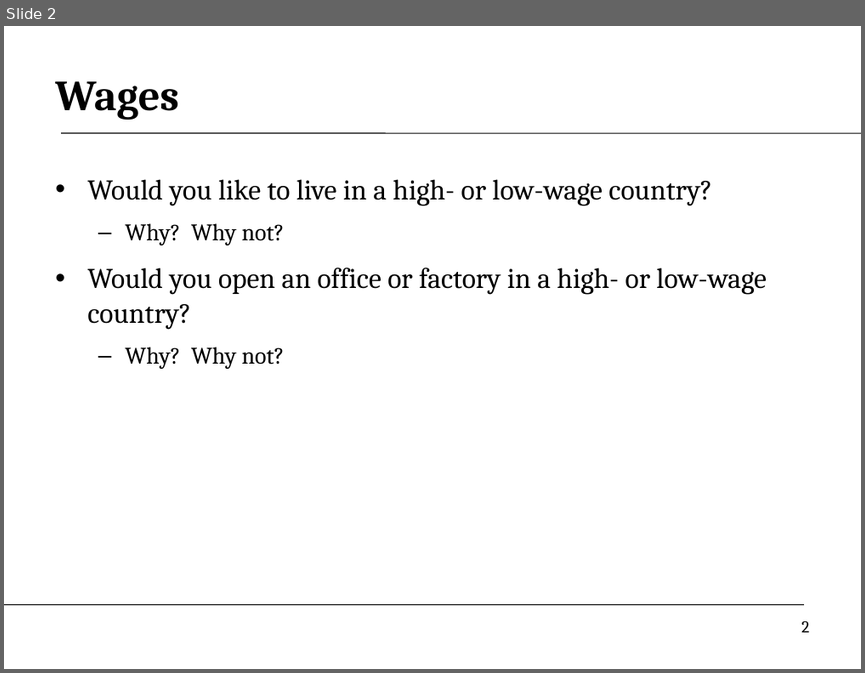
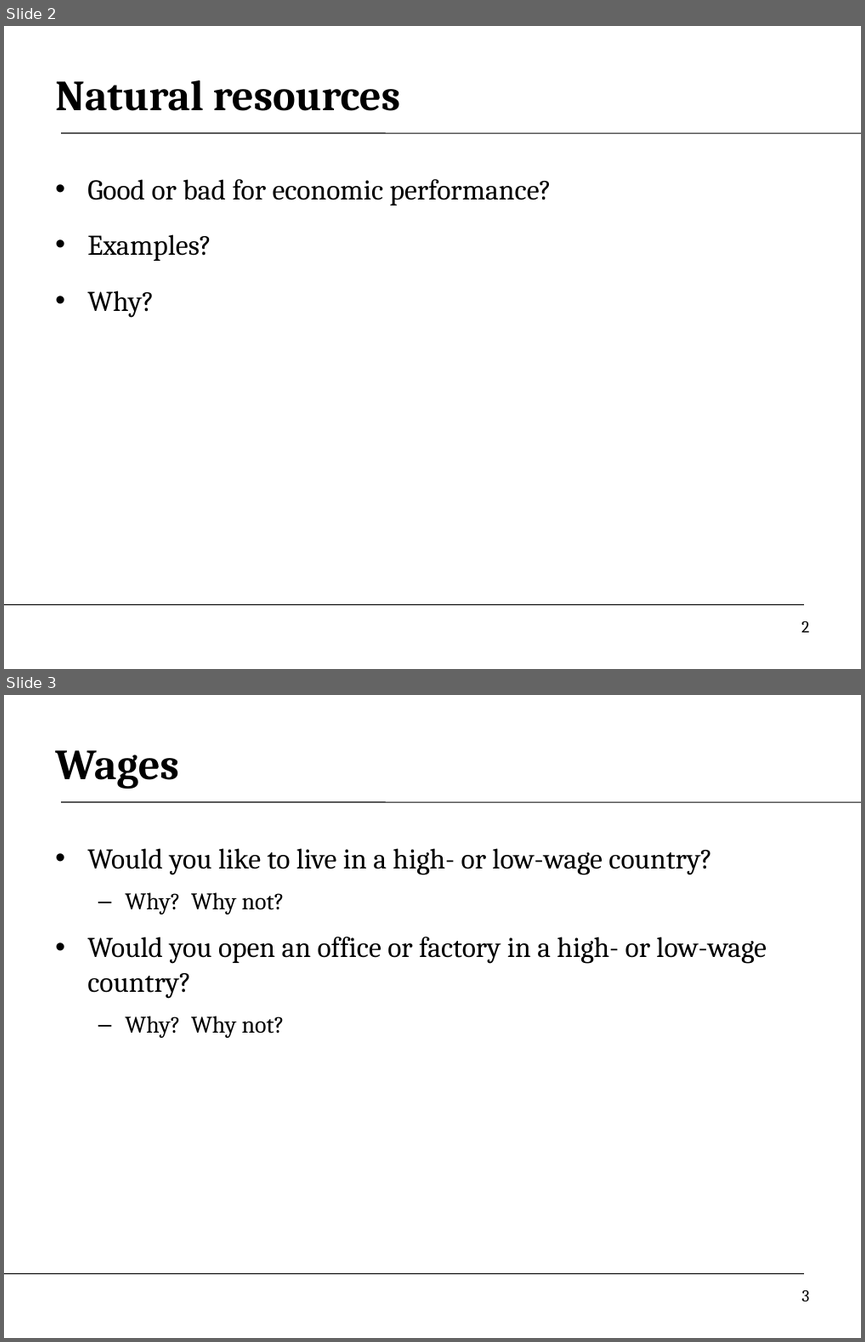
Before and after one commit to DaveBackus/Global_Economy, a slide deck: Slides/slides_growth2_f14.pptx. Shown one above the other, each under a label of ours: slide 2 before the commit, slides 2 and 3 after it. The pictures are 865x673 and 865x1342 pixels, drawn with LibreOffice and Linux fonts; fonts in the diff are those of the drawing. Boxes give left, top, right and bottom in pixels: in the first picture for what was removed or moved away, otherwise in the second. Text is boxed around its words. In the diff, an @@ line names an element or a change of style, - is before the commit and + after.

```diff
--- a/Slides/slides_growth2_f14.pptx
+++ b/Slides/slides_growth2_f14.pptx
@@ slide 2 added at box(4, 26, 861, 669), background #FFFFFF; not listed: 2 template elements that a slide beside it also shows @@
@@ title added at box(55, 80, 400, 111), 36 pt, text #000000, bold @@
+Natural resources
@@ text added at box(87, 179, 551, 318), 24 pt, text #000000 @@
+• Good or bad for economic performance?
+• Examples?
+• Why?
@@ page number added at box(801, 621, 809, 632), 14 pt, text #000000 @@
+2
@@ what was slide 2 is now slide 3 @@
@@ page number at box(801, 1290, 809, 1301): text changed @@
-2
+3
```
Also in this commit, not shown: 1 slide changed, 2 other slides added, 12 other files.
